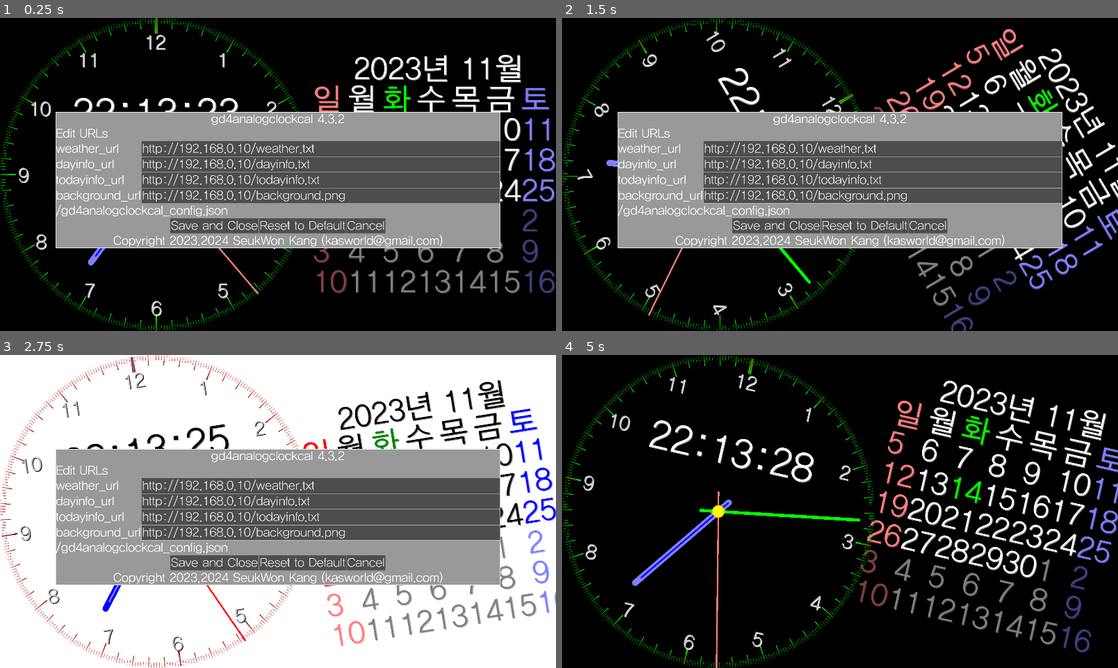
Above: before the commit, frames 1-4 (two rows, left to right).
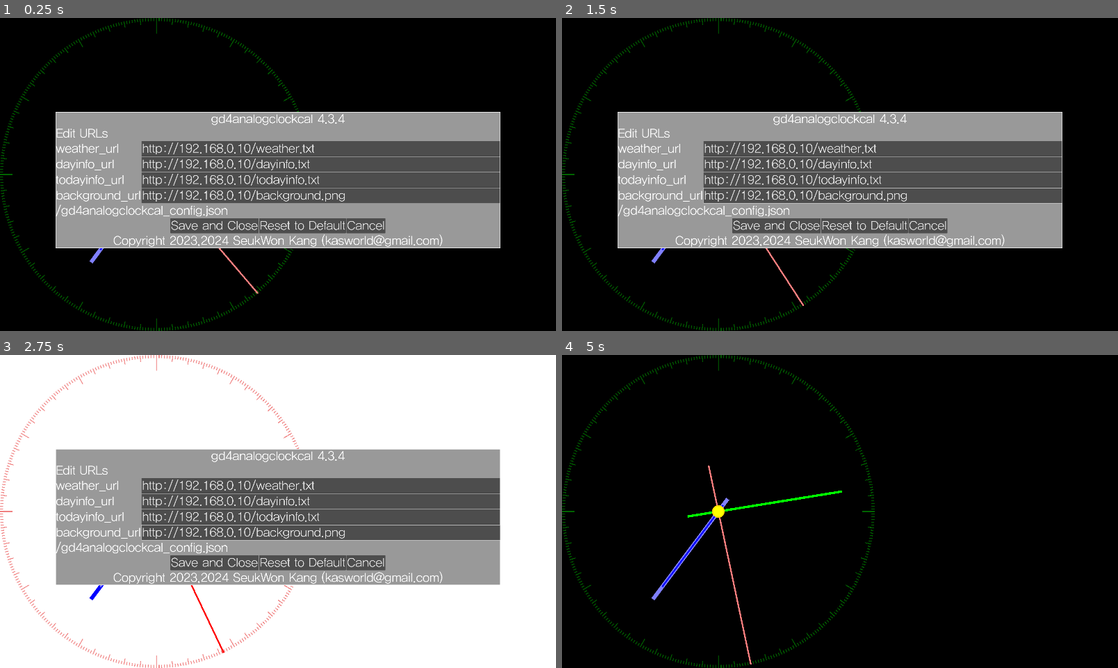
Above: after the commit, the same moments.

Repository: kasworld/gd4analogclockcal
Game: Godot game, scene res://main.tscn
Two runs of this game, one before a commit and one after it. Both use one fixed random seed, a clock stepped at 60 frames per second and the inputs below.
Inputs (mouse positions are in pixels of both pictures, inside the frame that each line leads up to):
- Up to frame 1 (0.25 s): no input
- Up to frame 2 (1.5 s): tap Enter at 0.5, 0.6, 1.35 s; move the mouse to (962, 158) at 0.52 s; click (962, 158) at 0.67 s; move the mouse to (728, 190) at 1.27 s; click (728, 190) at 1.42 s
- Up to frame 3 (2.75 s): move the mouse to (333, 442) at 2.02 s; tap Enter at 2.1 s; click (333, 442) at 2.17 s
- Up to frame 4 (5 s): move the mouse to (812, 574) at 2.77 s; tap Enter at 2.85, 3.6, 4.35 s; click (812, 574) at 2.92 s; move the mouse to (1006, 558) at 3.52 s; click (1006, 558) at 3.67 s; move the mouse to (673, 464) at 4.27 s; click (673, 464) at 4.42 s

The runs differ from the first frame. In frame 1, 6.1% of the frame differs, in the area x 0-100%, y 0-100%; in frame 2, 6.7%; in frame 3, 6.4%; in frame 4, 12%.
Error in both runs: Attempt to call function 'store_line' in base 'null instance' on a null instance. (res://global/config.gd:13)

Commit message:
adding lightweight analogclock

Diff:
--- a/analog_clock/analog_clock.gd
+++ b/analog_clock/analog_clock.gd
@@ -82,7 +82,7 @@
 	for k in dial_gradient:
 		dial_gradient[k] = new_gradient(Global2d.colors[k])
 	for i in range(0,360):
-		var rad = deg2rad(i)
+		var rad = deg_to_rad(i)
 		if i == 0:
 			add_child( new_clock_face( r, dial_gradient.dial_360_1, rad, r/50, w*3, 0 ) )
 			add_child( new_clock_face( r, dial_gradient.dial_360_2, rad, r/200, w*3, 0 ) )
@@ -128,7 +128,7 @@
 	lb.label_settings = Global2d.make_label_setting(clock_R/8, Global2d.colors.dial_num[0], Global2d.colors.dial_num[1])
 	lb.horizontal_alignment = HorizontalAlignment.HORIZONTAL_ALIGNMENT_CENTER
 	lb.vertical_alignment = VerticalAlignment.VERTICAL_ALIGNMENT_CENTER
-	var rad = deg2rad( i*30.0 -90)
+	var rad = deg_to_rad( i*30.0 -90)
 #	lb.rotation = rad + PI/2
 	lb.position = Vector2( r*0.85 * cos(rad), r*0.85 * sin(rad) ) - Vector2(r*0.08,r*0.06)
 	return lb
@@ -175,9 +175,6 @@
 		$LabelTime.text = "%02d:%02d:%02d" % [time_now_dict["hour"] , time_now_dict["minute"] ,time_now_dict["second"]  ]
 
 
-func deg2rad(deg :float) ->float :
-	return deg * 2 * PI / 360
-
 func second2rad(sec :float) -> float:
 	return 2.0*PI/60.0*sec
 
--- /dev/null
+++ b/analog_clock2/analog_clock_2.gd
@@ -0,0 +1,71 @@
+extends Node2D
+
+class_name AnalogClock2
+
+var tz_shift :float = 9.0
+var dial_lines :PackedVector2Array =[]
+var line_thick :float = 2
+var clock_R :float
+
+var hands_line :Dictionary # p1,p2,width
+
+func make_dial_lines(r :float)->void:
+	for i in range(0,360):
+		var rad = deg_to_rad(i+180)
+		var r1 :float
+		if i == 0:
+			r1 = r*0.9
+		elif i % 90 == 0:
+			r1 = r*0.92
+		elif i % 30 == 0 :
+			r1 = r*0.94
+		elif i % 6 == 0 :
+			r1 = r*0.96
+		else :
+			r1 = r*0.98
+		dial_lines.append_array([ make_pos_by_rad_r(rad,r1),make_pos_by_rad_r(rad,r) ])
+
+func make_hands()->void:
+	var ms = Time.get_unix_time_from_system()
+	var second = ms - int(ms/60)*60
+	ms = ms / 60
+	var minute = ms - int(ms/60)*60
+	ms = ms / 60
+	var hour = ms - int(ms/24)*24 + tz_shift
+	var rad_second = -second2rad(second)+PI
+	var rad_minute = -minute2rad(minute)+PI
+	var rad_hour = -hour2rad(hour)+PI
+	hands_line.hour1 = [make_pos_by_rad_r(rad_hour,clock_R*0.7),make_pos_by_rad_r(rad_hour,clock_R* -0.1), line_thick*5 ]
+	hands_line.hour2 = [make_pos_by_rad_r(rad_hour,clock_R*0.6),make_pos_by_rad_r(rad_hour,clock_R* -0.05), line_thick*2 ]
+	hands_line.minute = [make_pos_by_rad_r(rad_minute,clock_R*0.8),make_pos_by_rad_r(rad_minute,clock_R* -0.2), line_thick*3 ]
+	hands_line.second = [make_pos_by_rad_r(rad_second,clock_R*1.0),make_pos_by_rad_r(rad_second,clock_R* -0.3), line_thick*2 ]
+
+func make_pos_by_rad_r(rad:float, r :float)->Vector2:
+	return Vector2(sin(rad)*r, cos(rad)*r)
+
+func init(r:float)->void:
+	clock_R = r
+	make_dial_lines(clock_R)
+	line_thick = clock_R/200
+	make_hands()
+
+func _process(delta: float) -> void:
+	make_hands()
+	queue_redraw()
+
+func _draw() -> void:
+	draw_multiline(dial_lines,Global2d.colors.dial_1[0], line_thick)
+	for k in ["hour1","hour2","minute","second"]:
+		var v = hands_line[k]
+		draw_line(v[0],v[1], Global2d.colors[k][0] ,v[2])
+	draw_circle( Vector2(0,0), clock_R/25, Global2d.colors.center_circle1)
+	draw_circle( Vector2(0,0), clock_R/30, Global2d.colors.center_circle2)
+
+func second2rad(sec :float) -> float:
+	return 2.0*PI/60.0*sec
+
+func minute2rad(m :float) -> float:
+	return 2.0*PI/60.0*m
+
+func hour2rad(hour :float) -> float:
+	return 2.0*PI/12.0*hour
--- /dev/null
+++ b/analog_clock2/analog_clock_2.tscn
@@ -0,0 +1,6 @@
+[gd_scene load_steps=2 format=3 uid="uid://dt2l1jpw00non"]
+
+[ext_resource type="Script" path="res://analog_clock2/analog_clock_2.gd" id="1_f3jyu"]
+
+[node name="AnalogClock2" type="Node2D"]
+script = ExtResource("1_f3jyu")
--- a/main.gd
+++ b/main.gd
@@ -13,7 +13,7 @@
 	]
 
 var config = {
-	"version" : "gd4analogclockcal 4.3.2",
+	"version" : "gd4analogclockcal 4.3.4",
 	"weather_url" : "http://192.168.0.10/weather.txt",
 	"dayinfo_url" : "http://192.168.0.10/dayinfo.txt",
 	"todayinfo_url" : "http://192.168.0.10/todayinfo.txt",
@@ -45,6 +45,10 @@
 		[Vector2(vp_rect.size.y/2, vp_rect.size.y/2 ), Vector2(vp_rect.size.x - vp_rect.size.y/2, vp_rect.size.y/2 ) ]
 		)
 	$AnalogClock.position = analogclock_pos_list[0]
+
+	$AnalogClock2.init(vp_rect.size.y/2)
+	$AnalogClock2.position = analogclock_pos_list[0]
+
 
 	co = Global2d.colors.paneloption
 	var optrect = Rect2( vp_rect.size.x * 0.1 ,vp_rect.size.y * 0.3 , vp_rect.size.x * 0.8 , vp_rect.size.y * 0.4 )
--- a/main.tscn
+++ b/main.tscn
@@ -1,9 +1,10 @@
-[gd_scene load_steps=6 format=3 uid="uid://btxtva4j47rfm"]
+[gd_scene load_steps=7 format=3 uid="uid://btxtva4j47rfm"]
 
 [ext_resource type="Script" path="res://main.gd" id="1_q4spd"]
 [ext_resource type="PackedScene" uid="uid://b1m11n5rm2gh7" path="res://calendar/calendar.tscn" id="5_3yc3x"]
 [ext_resource type="PackedScene" uid="uid://66uu15vflcpu" path="res://analog_clock/analog_clock.tscn" id="5_lttaa"]
 [ext_resource type="PackedScene" uid="uid://bf1vkxi8i0lm1" path="res://ani_move_2d/ani_move_2d.tscn" id="6_8hgi2"]
+[ext_resource type="PackedScene" uid="uid://dt2l1jpw00non" path="res://analog_clock2/analog_clock_2.tscn" id="6_hi08c"]
 [ext_resource type="PackedScene" uid="uid://btysv8q6rp8ku" path="res://panel_option/panel_option.tscn" id="6_wscdf"]
 
 [node name="Main" type="Node2D"]
@@ -26,8 +27,12 @@
 autostart = true
 
 [node name="Calendar" parent="." instance=ExtResource("5_3yc3x")]
+visible = false
 
 [node name="AnalogClock" parent="." instance=ExtResource("5_lttaa")]
+visible = false
+
+[node name="AnalogClock2" parent="." instance=ExtResource("6_hi08c")]
 
 [connection signal="timeout" from="TimerDayNight" to="." method="_on_timer_day_night_timeout"]
 [connection signal="timeout" from="AutoHideOptionPanel" to="." method="_on_auto_hide_option_panel_timeout"]
